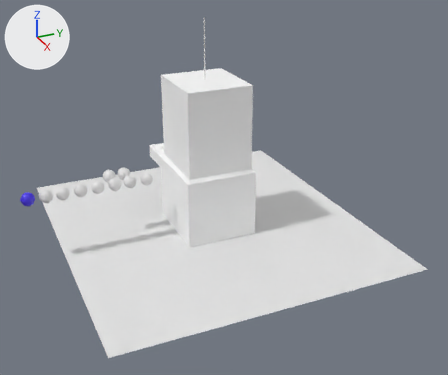
The FBX model claw machine.fbx, before and after one commit.
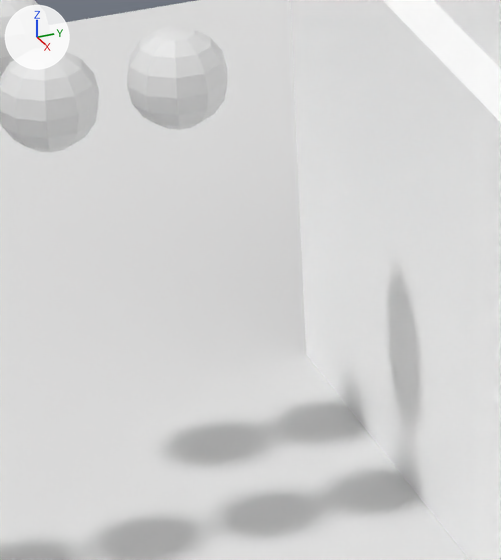
There are two pictures of each version: one whole from a 50 mm lens placed at (8.36, -3.44, 3.85), pointed at (0.59, 0.06, -0.03), one close up on the part from 28% to 42% of the width and 45% to 64% of the height. The axes (+X, +Y, +Z) are drawn at upper left. The lights are the same throughout. Where no turn or scale is listed for an object, it has been applied to the vertices.

Objects in the first close-up: ' Sphere 2', ' Sphere settings', 'Sphere 1', 'machine', 'sol'.
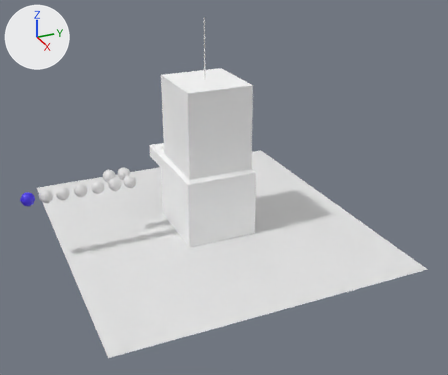
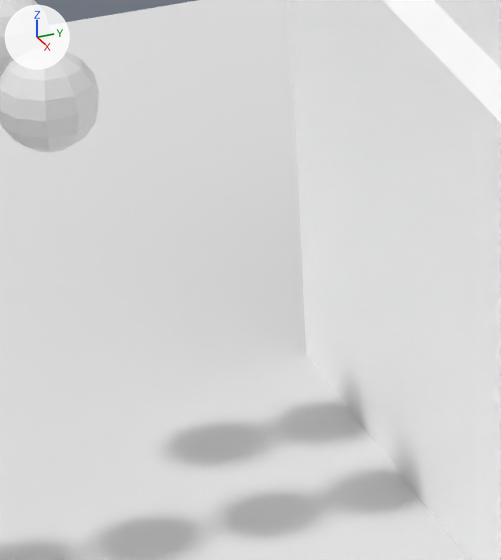
What the commit changed:
Object 'Sphere 1' (ob_sphere_1) moves from (0.072, -0.986, 0.09) to (0.0, 0.0, 0.0).

Changed parts and their boxes [x1, y1, x2, y2] in the close-ups (501 x 560 px):
'Sphere 1', moved (not visible afterwards)
    before: [127, 25, 227, 130]
